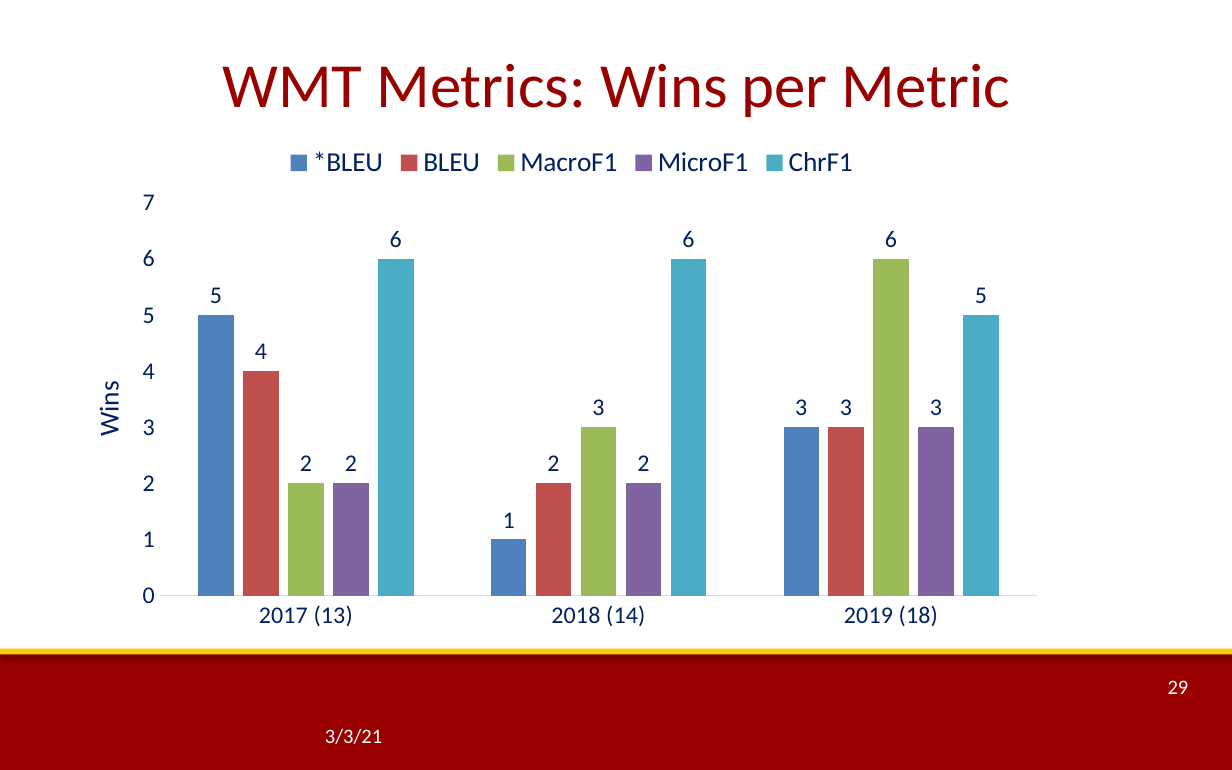
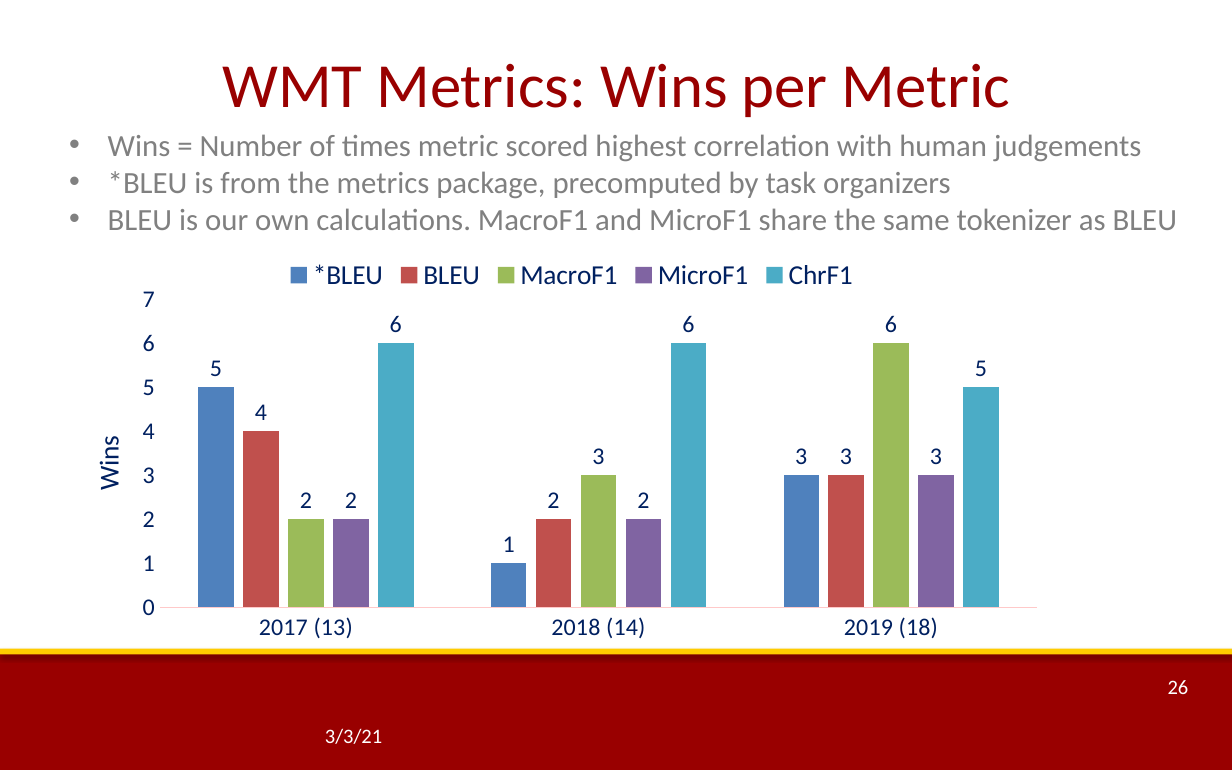
Before and after one commit to thammegowda/phd, a slide deck: slide 26 of quals-ppt/rev2-NMT-with-Imbalanced-Classes.pptx (slide 29 before the commit). Drawn at 1232x770 pixels with LibreOffice and Linux fonts; fonts in the diff are those of the drawing; background and template pictures are left out. Boxes give left, top, right and bottom in pixels: in the first picture for what was removed or moved away, otherwise in the second. Text is boxed around its words. In the diff, an @@ line names an element or a change of style, - is before the commit and + after.

```diff
--- a/quals-ppt/rev2-NMT-with-Imbalanced-Classes.pptx
+++ b/quals-ppt/rev2-NMT-with-Imbalanced-Classes.pptx
@@ text added at (108, 134, 1177, 230), 18 pt, text #808080 @@
+• Wins = Number of times metric scored highest correlation with human judgements
+• *BLEU is from the metrics package, precomputed by task organizers
+• BLEU is our own calculations. MacroF1 and MicroF1 share the same tokenizer as BLEU
@@ column chart: place and size @@
-column chart at (85, 132, 1060, 650)
+column chart at (85, 244, 1060, 650)
@@ page number at (1168, 680, 1189, 694): text changed @@
-29
+26
```
Also in this commit, not shown: 21 other slides changed, 3 slides added, 2 slides removed, 3 other files.
